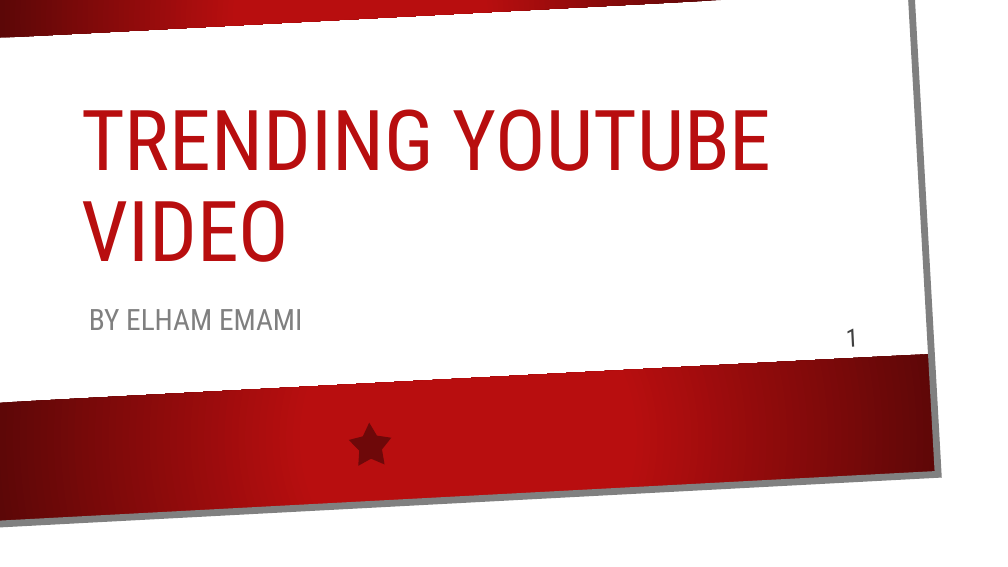
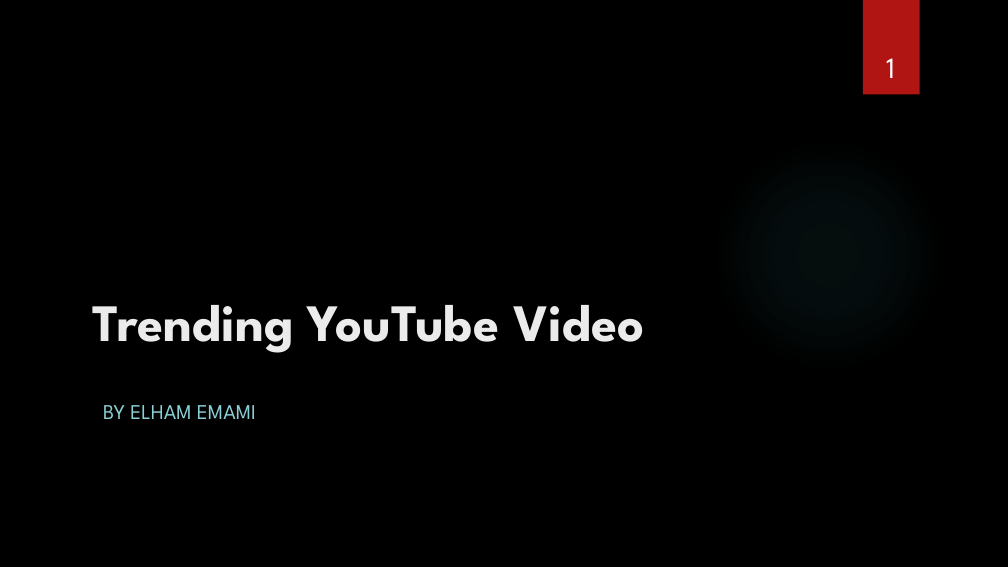
Before and after one commit to emami06/TrendingVideoYouTube, a slide deck: slide 1 of Trending YouTube vidoes.pptx. Drawn at 1008x567 pixels with LibreOffice and Linux fonts; fonts in the diff are those of the drawing; background and template pictures are left out. Boxes give left, top, right and bottom in pixels: in the first picture for what was removed or moved away, otherwise in the second. Text is boxed around its words. In the diff, an @@ line names an element or a change of style, - is before the commit and + after.

```diff
--- a/Trending YouTube vidoes.pptx
+++ b/Trending YouTube vidoes.pptx
@@ freeform shape removed at <box>0,0,965,544</box> @@
@@ freeform shape removed at <box>0,0,721,38</box> @@
@@ freeform shape removed at <box>0,0,938,524</box> @@
@@ page number: place and size @@
-page number at <box>846,329,858,347</box>
+page number at <box>886,58,895,78</box>
@@ page number at <box>886,58,895,78</box>: size 24 to 28 pt, font Roboto Condensed to League Spartan, text colour #404040 to #FFFFFF; vertical alignment middle to bottom; rotation 357 to 0 degrees @@
@@ rectangle added at <box>863,0,920,95</box>, fill #B01513 @@
@@ ellipse added at <box>712,138,944,371</box>, fill gradient #50B9C1 @@
@@ title at <box>92,305,644,353</box>: text changed; size 80 to 50 pt; font Roboto Condensed to League Spartan; text colour #B80E0F to #EBEBEB; bold on @@
-TRENDING YOUTUBE VIDEO
+Trending YouTube Video
@@ freeform shape removed at <box>0,354,937,522</box> @@
@@ subtitle "BY ELHAM EMAMI": place and size @@
-subtitle "BY ELHAM EMAMI" at <box>89,309,302,330</box>
+subtitle "BY ELHAM EMAMI" at <box>103,405,256,419</box>
@@ subtitle "BY ELHAM EMAMI" at <box>103,405,256,419</box>: size 28 to 20 pt, font Roboto Condensed to League Spartan, text colour #808080 to #8AD0D6; line spacing 1.2 to 1 @@
@@ star removed at <box>348,422,393,466</box> @@
```
Also in this commit, not shown: 13 other slides changed, 2 slides added.
